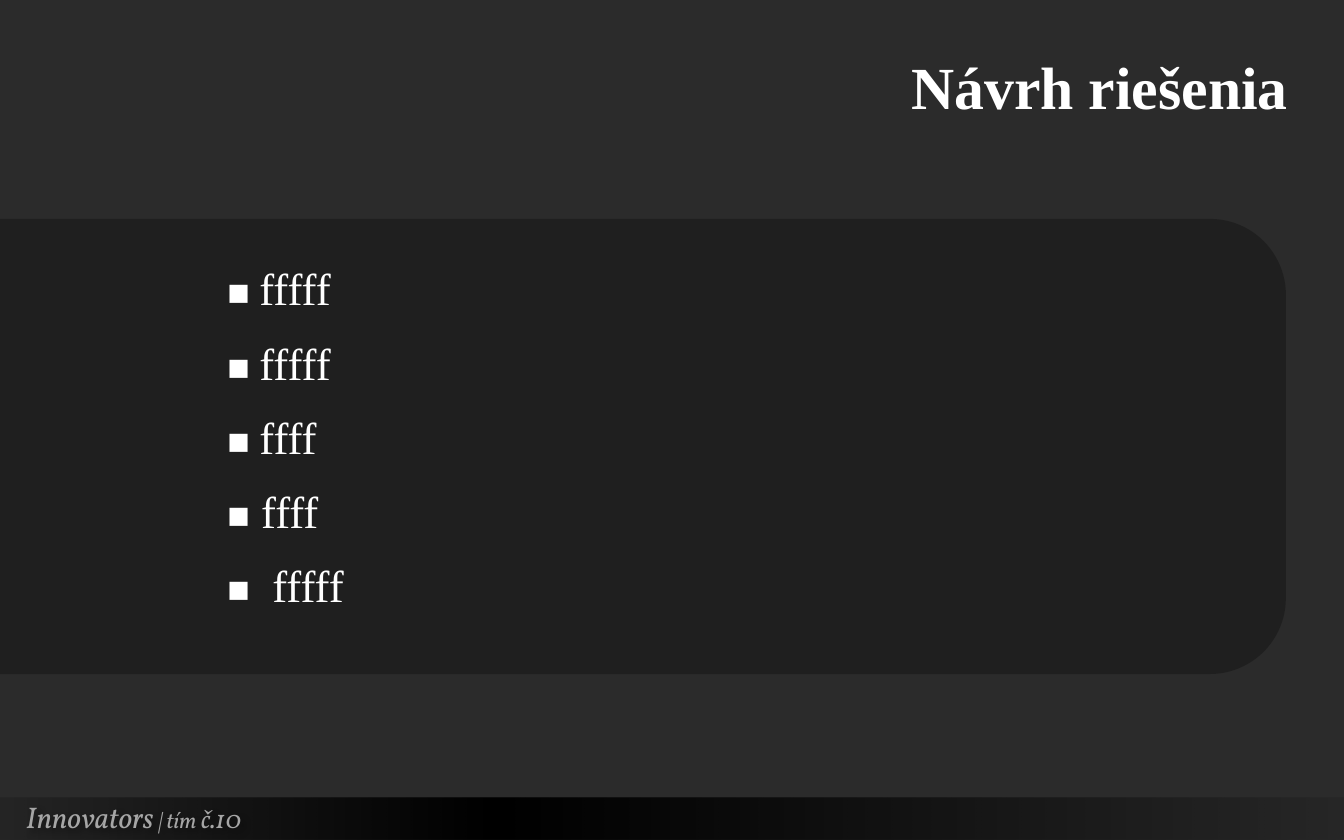
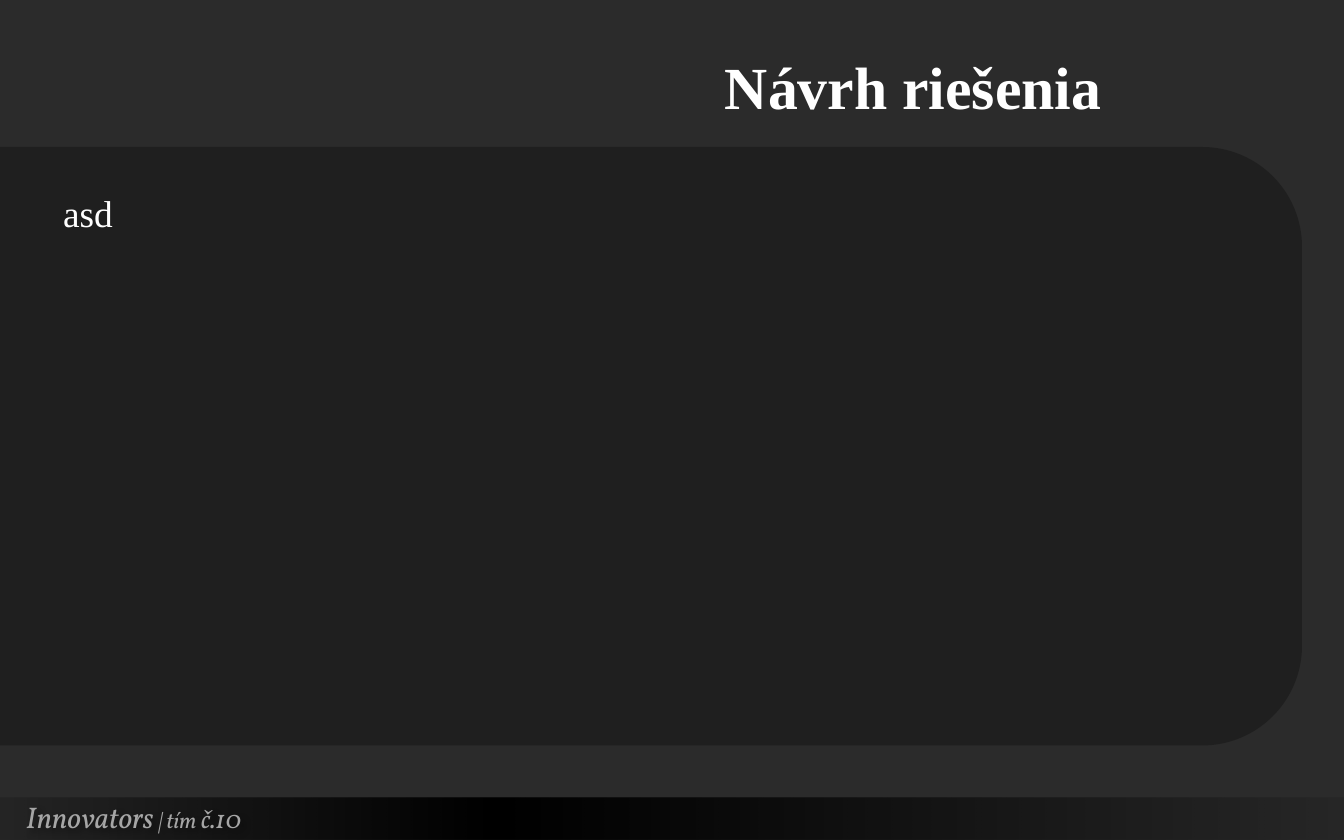
Before and after one commit to Innovators-Team10/Documentation, a slide deck: slide 8 of Dokumentacie/Ostatne/Innovators.pptx (slide 4 before the commit). Drawn at 1344x840 pixels with LibreOffice and Linux fonts; fonts in the diff are those of the drawing; background and template pictures are left out; a plain dark background stands for a picture behind light text. Boxes give left, top, right and bottom in pixels: in the first picture for what was removed or moved away, otherwise in the second. Text is boxed around its words. In the diff, an @@ line names an element or a change of style, - is before the commit and + after.

```diff
--- a/Dokumentacie/Ostatne/Innovators.pptx
+++ b/Dokumentacie/Ostatne/Innovators.pptx
@@ text "Návrh riešenia": place and size @@
-text "Návrh riešenia" at [911, 67, 1288, 110]
+text "Návrh riešenia" at [725, 67, 1101, 110]
@@ text "Návrh riešenia" at [725, 67, 1101, 110]: alignment left to centre @@
@@ round same rect: place and size @@
-round same rect at [0, 219, 1286, 675]
+round same rect at [0, 148, 1302, 746]
@@ text added at [63, 201, 113, 228], 20 pt, text #FFFFFF @@
+asd
@@ text removed at [259, 273, 330, 305] @@
-■ fffff
@@ text removed at [259, 348, 330, 380] @@
-■ fffff
@@ text removed at [259, 422, 316, 454] @@
-■ ffff
@@ text removed at [261, 496, 318, 528] @@
-■ ffff
@@ text removed at [272, 570, 343, 602] @@
-■ fffff
```
Also in this commit, not shown: 3 other slides changed, 9 slides added, 3 slides removed.
